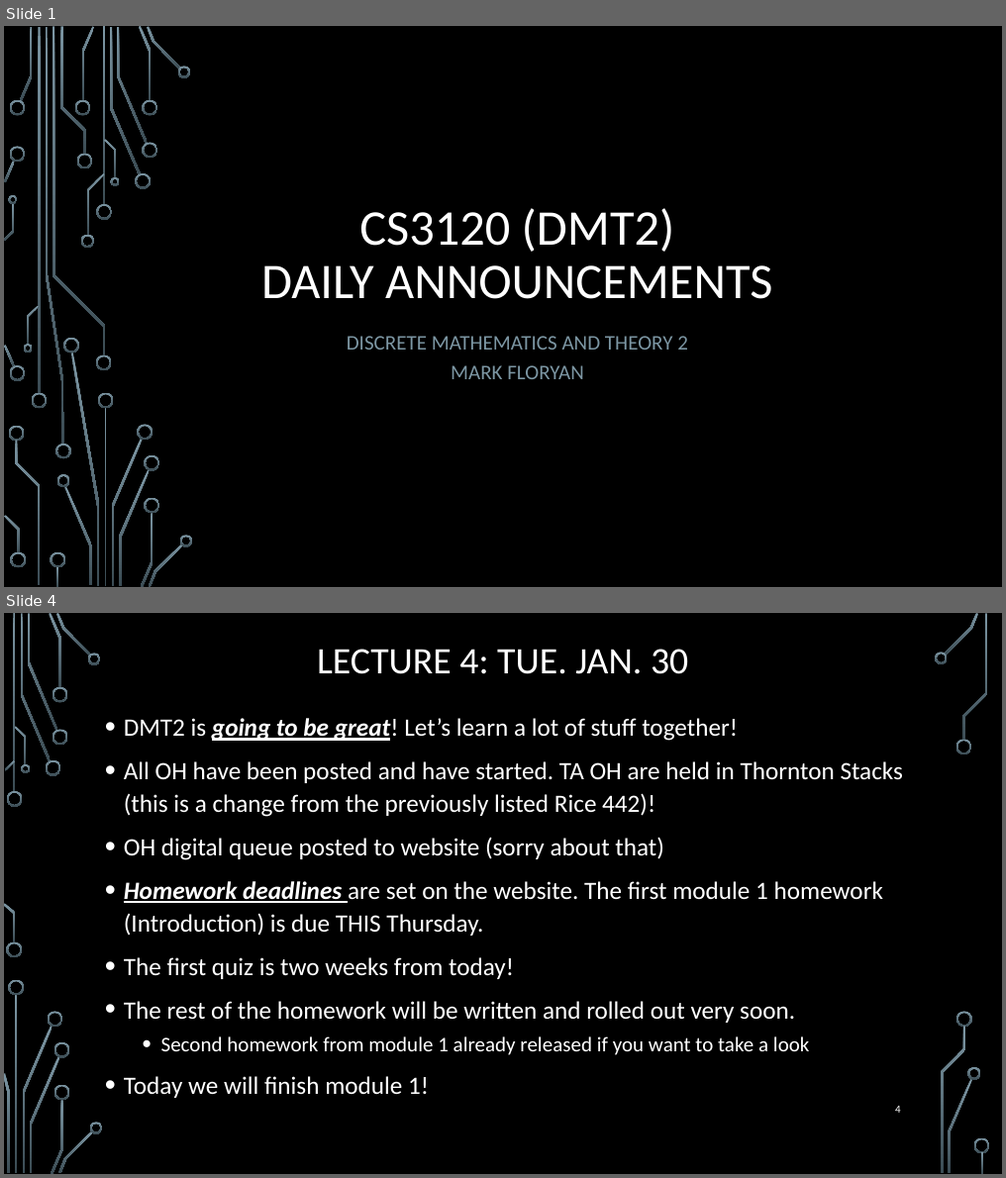
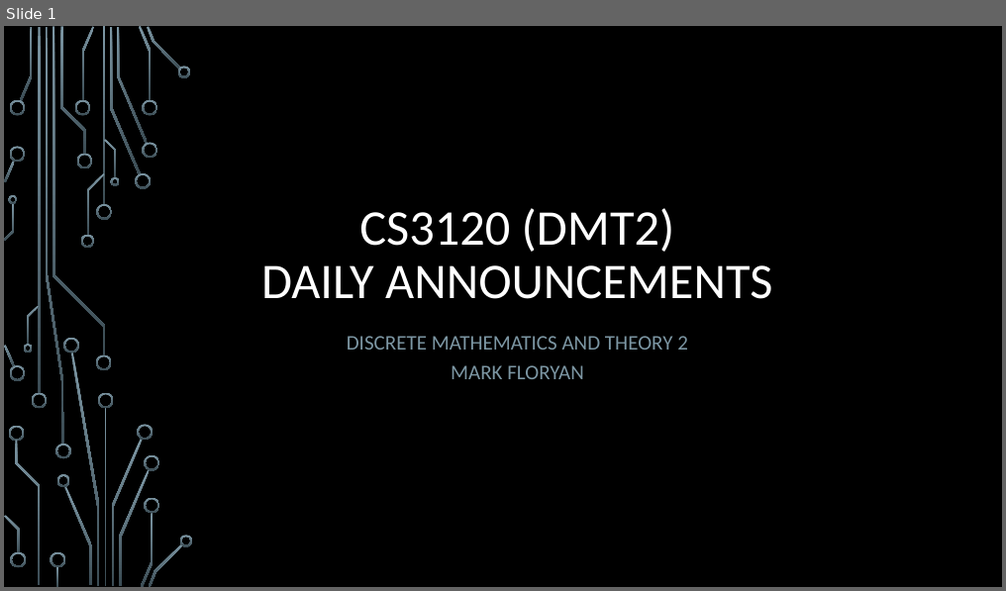
Before and after one commit to markfloryan/dmt2, a slide deck: slides/00-DailyAnnouncements.pptx. Shown one above the other, each under a label of ours: slides 1 and 4 before the commit, slide 1 after it; the slides between them are not shown. The pictures are 1006x1178 and 1006x591 pixels, drawn with LibreOffice and Linux fonts; fonts in the diff are those of the drawing; background and template pictures are left out. Boxes give left, top, right and bottom in pixels: in the first picture for what was removed or moved away, otherwise in the second. Text is boxed around its words. In the diff, an @@ line names an element or a change of style, - is before the commit and + after.

```diff
--- a/slides/00-DailyAnnouncements.pptx
+++ b/slides/00-DailyAnnouncements.pptx
@@ slide 4 removed at [4,613,1002,1174], background picture (left out) @@
@@ title removed at [317,649,688,674] @@
-LECTURE 4: TUE. JAN. 30
@@ text removed at [124,718,903,1098] @@
-• DMT2 is going to be great! Let’s learn a lot of stuff together!
-• All OH have been posted and have started. TA OH are held in Thornton Stacks (this is a change from the previously listed Rice 442)!
-• OH digital queue posted to website (sorry about that)
-• Homework deadlines are set on the website. The first module 1 homework (Introduction) is due THIS Thursday.
-• The first quiz is two weeks from today!
-• The rest of the homework will be written and rolled out very soon.
-  • Second homework from module 1 already released if you want to take a look
-• Today we will finish module 1!
@@ page number removed at [895,1106,901,1113] @@
-4
@@ group removed at [4,613,990,1174]: 33 freeform shapes, 3 rectangles @@
```
Also in this commit, not shown: 1 slide changed, 20 other slides removed, 3 other files.
